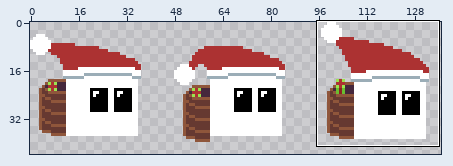
Two states of a sprite sheet, assets/images/players/santofu.png. The picture above shows the old version from afar; the outline marks the close-up.
Close-up. As it was:
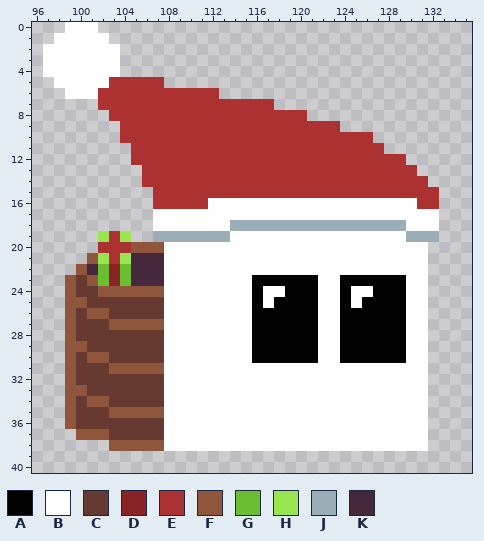
The file is 144x48 pixels. Shown: x 96..135, y 0..40. The old version is drawn lined up with the new one. The wide view leaves out empty margins.
Palette (. is transparent): A #000000  B #ffffff  C #663931  D #8a2323  E #ac3232  F #8f563b  G #6abe30  H #99e550  J #9badb7  K #45283c
Pixels before, first column x 97:
 0 ..BBB...............................
 1 .BBBBB..............................
 2 BBBBBBB.............................
 3 BBBBBBB.............................
 4 BBBBBBB.............................
 5 .BBBBBEEEEE.........................
 6 ..BBBEEEEEEEEEEE....................
 7 .....EEEEEEEEEEEEEEEE...............
 8 ......EEEEEEEEEEEEEEEEEE............
 9 .......EEEEEEEEEEEEEEEEEEEE.........
10 .......EEEEEEEEEEEEEEEEEEEEEEE......
11 ........EEEEEEEEEEEEEEEEEEEEEEE.....
12 ........EEEEEEEEEEEEEEEEEEEEEEEEE...
13 .........EEEEEEEEEEEEEEEEEEEEEEEEE..
14 .........EEEEEEEEEEEEEEEEEEEEEEEEEE.
15 ..........EEEEEEEEEEEEEEEEEEEEEEEEEE
16 ..........EEEEEBBBBBBBBBBBBBBBBBBBEE
17 ..........BBBBBBBBBBBBBBBBBBBBBBBBBB
18 ..........BBBBBBBJJJJJJJJJJJJJJJJBBB
19 .....HEH..JJJJJJJBBBBBBBBBBBBBBBBJJJ
20 .....EEEFFFBBBBBBBBBBBBBBBBBBBBBBBB.
21 ....FHEHKKKBBBBBBBBBBBBBBBBBBBBBBBB.
22 ...FKGDGKKKBBBBBBBBBBBBBBBBBBBBBBBB.
23 ..FCFGDGKKKBBBBBBBBAAAAAABBAAAAAABB.
24 ..FCCFFFFFFBBBBBBBBABBAAABBABBAAABB.
25 ..FFCCCCCCCBBBBBBBBABAAAABBABAAAABB.
26 ..FCFFCCCCCBBBBBBBBAAAAAABBAAAAAABB.
27 ..FCCCFFFFFBBBBBBBBAAAAAABBAAAAAABB.
28 ..FCCCCCCCCBBBBBBBBAAAAAABBAAAAAABB.
29 ..FFCCCCCCCBBBBBBBBAAAAAABBAAAAAABB.
30 ..FCFFCCCCCBBBBBBBBAAAAAABBAAAAAABB.
31 ..FCCCFFFFFBBBBBBBBBBBBBBBBBBBBBBBB.
32 ..FCCCCCCCCBBBBBBBBBBBBBBBBBBBBBBBB.
33 ..FFCCCCCCCBBBBBBBBBBBBBBBBBBBBBBBB.
34 ..FCFFCCCCCBBBBBBBBBBBBBBBBBBBBBBBB.
35 ..FCCCFFFFFBBBBBBBBBBBBBBBBBBBBBBBB.
36 ..FCCCCCCCCBBBBBBBBBBBBBBBBBBBBBBBB.
37 ...FFFCCCCCBBBBBBBBBBBBBBBBBBBBBBBB.
38 ......FFFFFBBBBBBBBBBBBBBBBBBBBBBBB.
The result:
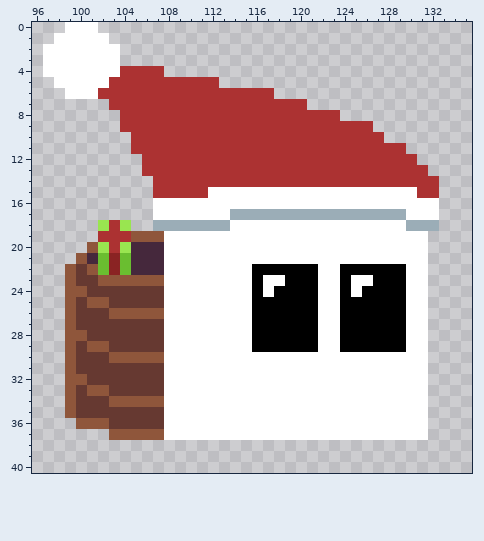
What changed:
{"change": "drawings rearranged on the sheet (the old picture shows each at its new place)"}
{"y":4,"x":104,"old":"....","new":"EEEE"}
{"y":5,"x":108,"old":".....","new":"EEEEE"}
{"y":6,"x":113,"old":".....","new":"EEEEE"}
{"y":7,"x":102,"old":"E","new":"."}
{"y":7,"x":118,"old":"...","new":"EEE"}
{"y":8,"x":103,"old":"E","new":"."}
{"y":8,"x":121,"old":"...","new":"EEE"}
{"y":9,"x":124,"old":"...","new":"EEE"}
{"y":10,"x":104,"old":"E","new":"."}
{"y":10,"x":127,"old":".","new":"E"}
{"y":11,"x":128,"old":"..","new":"EE"}
{"y":12,"x":105,"old":"E","new":"."}
{"y":12,"x":130,"old":".","new":"E"}
{"y":13,"x":131,"old":".","new":"E"}
{"y":14,"x":106,"old":"E","new":"."}
{"y":14,"x":132,"old":".","new":"E"}
{"y":15,"x":112,"old":"EEEEEEEEEEEEEEEEEEE","new":"BBBBBBBBBBBBBBBBBBB"}
{"y":16,"x":107,"old":"EEEEE","new":"BBBBB"}
{"y":16,"x":131,"old":"EE","new":"BB"}
{"y":17,"x":114,"old":"BBBBBBBBBBBBBBBB","new":"JJJJJJJJJJJJJJJJ"}
{"y":18,"x":102,"old":"...","new":"HEH"}
{"y":18,"x":107,"old":"BBBBBBBJJJJJJJJJJJJJJJJBBB","new":"JJJJJJJBBBBBBBBBBBBBBBBJJJ"}
{"y":19,"x":102,"old":"H","new":"E"}
{"y":19,"x":104,"old":"H..JJJJJJJ","new":"EFFFBBBBBB"}
{"y":19,"x":130,"old":"JJJ","new":"BB."}
{"y":20,"x":101,"old":".E","new":"FH"}
{"y":20,"x":104,"old":"EFFF","new":"HKKK"}
{"y":21,"x":100,"old":".FHEH","new":"FKGDG"}
{"y":22,"x":99,"old":".FK","new":"FCF"}
{"y":22,"x":116,"old":"BBBBBB","new":"AAAAAA"}
{"y":22,"x":124,"old":"BBBBBB","new":"AAAAAA"}
{"y":23,"x":101,"old":"FGDGKKK","new":"CFFFFFF"}
{"y":23,"x":117,"old":"AA","new":"BB"}
{"y":23,"x":125,"old":"AA","new":"BB"}
{"y":24,"x":100,"old":"C","new":"F"}
{"y":24,"x":102,"old":"FFFFFF","new":"CCCCCC"}
{"y":24,"x":118,"old":"B","new":"A"}
{"y":24,"x":126,"old":"B","new":"A"}
{"y":25,"x":100,"old":"FCC","new":"CFF"}
{"y":25,"x":117,"old":"B","new":"A"}
{"y":25,"x":125,"old":"B","new":"A"}
{"y":26,"x":101,"old":"FFCCCCC","new":"CCFFFFF"}
{"y":27,"x":103,"old":"FFFFF","new":"CCCCC"}
{"y":28,"x":100,"old":"C","new":"F"}
{"y":29,"x":100,"old":"FCC","new":"CFF"}
{"y":30,"x":101,"old":"FFCCCCC","new":"CCFFFFF"}
{"y":30,"x":116,"old":"AAAAAA","new":"BBBBBB"}
{"y":30,"x":124,"old":"AAAAAA","new":"BBBBBB"}
{"y":31,"x":103,"old":"FFFFF","new":"CCCCC"}
{"y":32,"x":100,"old":"C","new":"F"}
{"y":33,"x":100,"old":"FCC","new":"CFF"}
{"y":34,"x":101,"old":"FFCCCCC","new":"CCFFFFF"}
{"y":35,"x":103,"old":"FFFFF","new":"CCCCC"}
{"y":36,"x":99,"old":"FCCC","new":".FFF"}
{"y":37,"x":100,"old":"FFFCCCCC","new":"...FFFFF"}
{"y":38,"x":103,"old":"FFFFFBBBBBBBBBBBBBBBBBBBBBBBB","new":"............................."}
